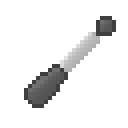
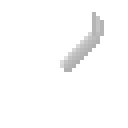
Two versions of the same layered image (128px x 128px). Layer-by-layer changes:
hid "texture #3", moved it above "color #3", painted on it over box(60, 16, 116, 72)
hid "color #3" over box(24, 16, 116, 108)
showed group "item" (2 layers) over box(24, 12, 116, 108)
showed group "rotation" (2 layers) over box(24, 12, 104, 108)
showed "texture.rotation", painted on it over box(60, 12, 104, 72)
